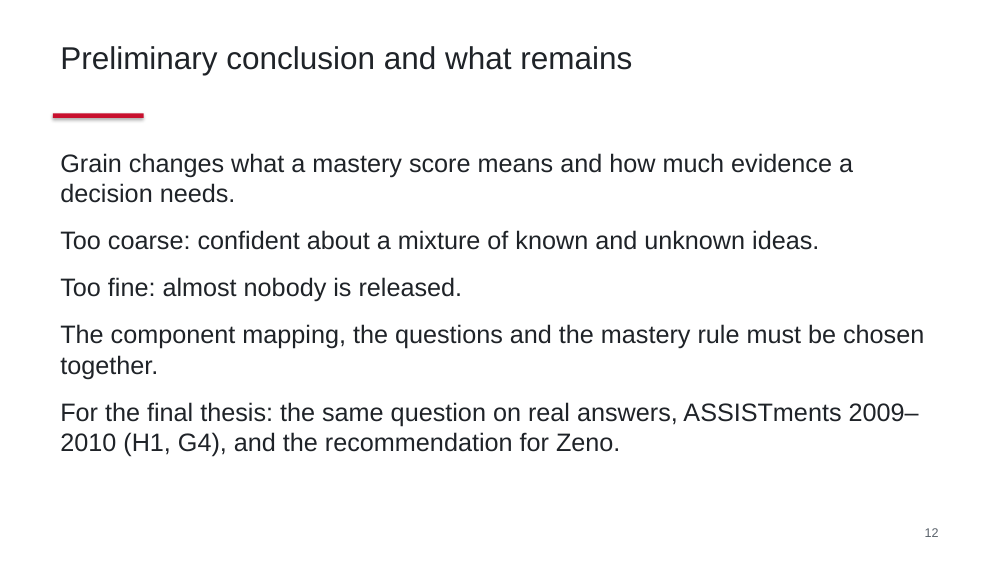
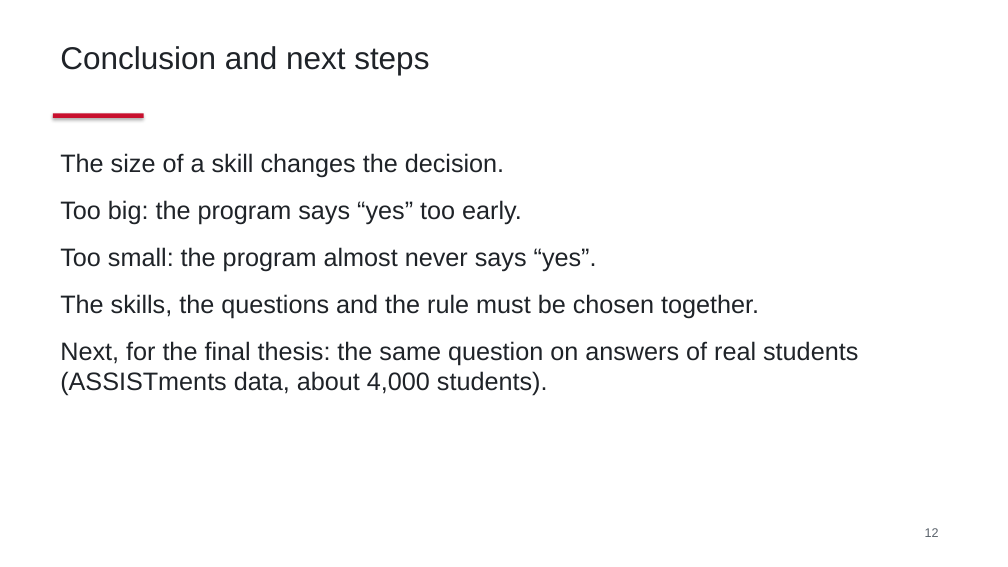
Before and after one commit to DavidTbilisi/zeno-math, a slide deck: slide 12 of docs/thesis/preliminary-defense.pptx. Drawn at 1008x567 pixels with LibreOffice and Linux fonts; fonts in the diff are those of the drawing. Boxes give left, top, right and bottom in pixels: in the first picture for what was removed or moved away, otherwise in the second. Text is boxed around its words. In the diff, an @@ line names an element or a change of style, - is before the commit and + after.

```diff
--- a/docs/thesis/preliminary-defense.pptx
+++ b/docs/thesis/preliminary-defense.pptx
@@ text at (x1=60, y1=46, x2=429, y2=75): text changed @@
-Preliminary conclusion and what remains
+Conclusion and next steps
@@ text at (x1=60, y1=153, x2=858, y2=396): text changed @@
-Grain changes what a mastery score means and how much evidence a decision needs.
-Too coarse: confident about a mixture of known and unknown ideas.
-Too fine: almost nobody is released.
-The component mapping, the questions and the mastery rule must be chosen together.
-For the final thesis: the same question on real answers, ASSISTments 2009–2010 (H1, G4), and the recommendation for Zeno.
+The size of a skill changes the decision.
+Too big: the program says “yes” too early.
+Too small: the program almost never says “yes”.
+The skills, the questions and the rule must be chosen together.
+Next, for the final thesis: the same question on answers of real students (ASSISTments data, about 4,000 students).
```
Also in this commit, not shown: 10 other slides changed, 2 other files.
